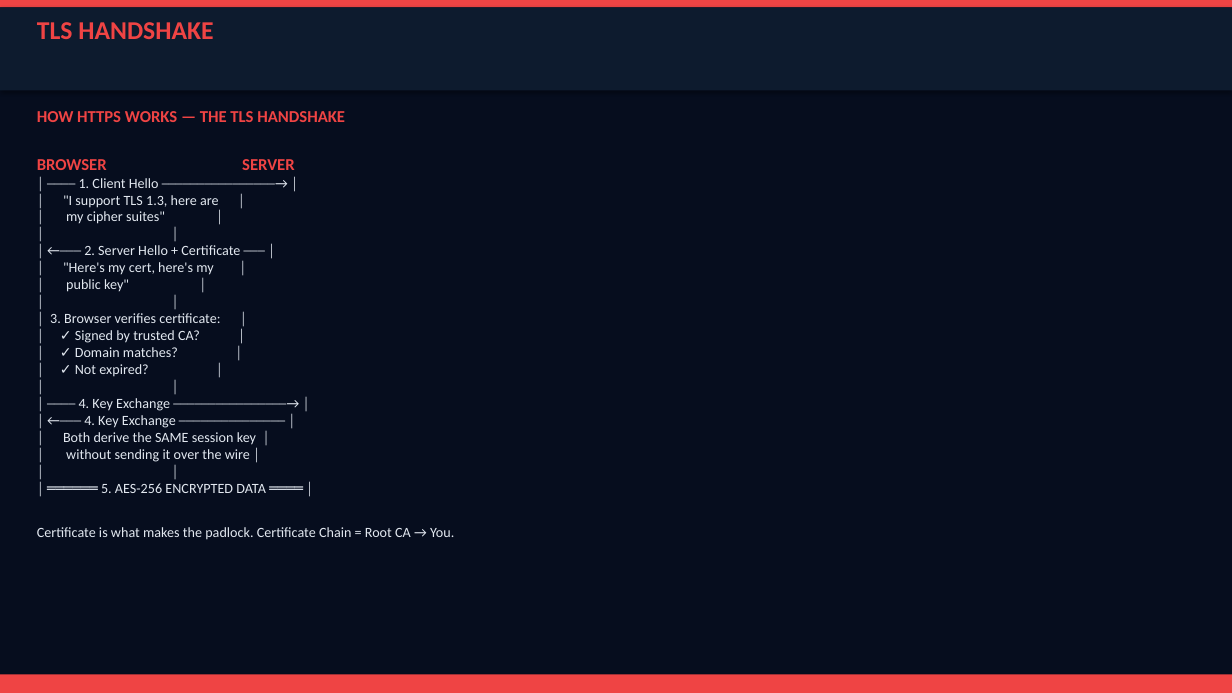
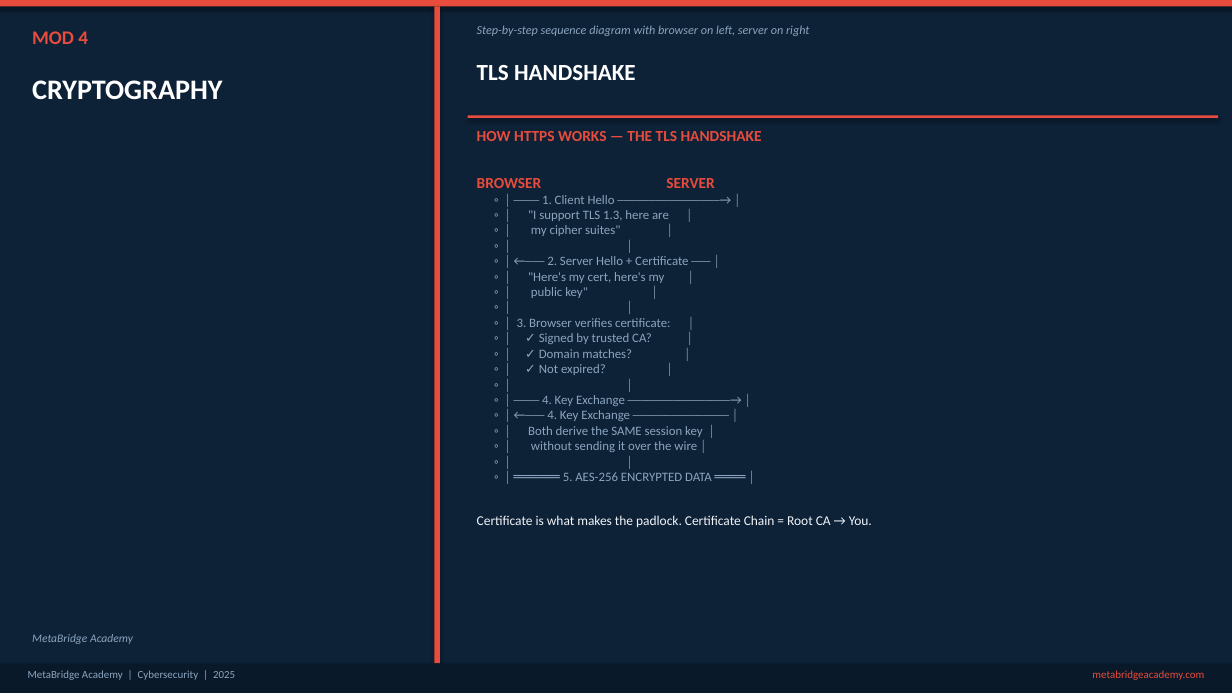
Before and after one commit to Gidoty/metabridge-website, a slide deck: slide 21 of exports/Cybersecurity-Slide-Deck.pptx (slide 22 before the commit). Drawn at 1232x693 pixels with LibreOffice and Linux fonts; fonts in the diff are those of the drawing. Boxes give left, top, right and bottom in pixels: in the first picture for what was removed or moved away, otherwise in the second. Text is boxed around its words. In the diff, an @@ line names an element or a change of style, - is before the commit and + after.

```diff
--- a/exports/Cybersecurity-Slide-Deck.pptx
+++ b/exports/Cybersecurity-Slide-Deck.pptx
@@ background #060D1E to #0D2137 @@
@@ rectangle at [0,0,1232,6]: fill #EF4444 to #E74C3C @@
@@ rectangle removed at [0,7,1232,91] @@
@@ rectangle added at [434,6,440,664], fill #E74C3C @@
@@ text added at [477,25,809,36], 9.5 pt, text #8BA5BE, italic @@
+Step-by-step sequence diagram with browser on left, server on right
@@ text added at [32,31,88,44], 15 pt, text #E74C3C, bold @@
+MOD 4
@@ text "TLS HANDSHAKE": place and size @@
-text "TLS HANDSHAKE" at [37,22,213,39]
+text "TLS HANDSHAKE" at [477,65,636,80]
@@ text "TLS HANDSHAKE" at [477,65,636,80]: size 20 to 18 pt, text colour #EF4444 to #FFFFFF @@
@@ text added at [32,80,222,99], 22 pt, text #FFFFFF, bold @@
+CRYPTOGRAPHY
@@ rectangle added at [468,116,1218,118], fill #E74C3C @@
@@ text "HOW HTTPS WORKS — THE ...": place and size @@
-text "HOW HTTPS WORKS — THE ..." at [37,111,454,540]
+text "HOW HTTPS WORKS — THE ..." at [477,131,872,527]
@@ text at [477,131,872,527]: size 13 to 12 pt, text colour #EF4444 to #E74C3C in "HOW HTTPS WORKS — THE TLS HANDSHAKE", "BROWSER SERVER"; size 11 to 10.5 pt, text colour #E2E8F0 to #F0F4F8 in "Certificate is what makes the padlock. Certificate ..." @@
@@ text at [517,195,712,481]: text changed; size 11 to 10 pt; text colour #E2E8F0 to #8BA5BE @@
-│ ──── 1. Client Hello ────────────────→ │
-│ "I support TLS 1.3, here are │
-│ my cipher suites" │
-│ │
-│ ←─── 2. Server Hello + Certificate ─── │
-│ "Here's my cert, here's my │
-│ public key" │
-│ │
-│ 3. Browser verifies certificate: │
-│ ✓ Signed by trusted CA? │
-│ ✓ Domain matches? │
-│ ✓ Not expired? │
-│ │
-│ ──── 4. Key Exchange ────────────────→ │
-│ ←─── 4. Key Exchange ─────────────── │
-│ Both derive the SAME session key │
-│ without sending it over the wire │
-│ │
-│ ══════ 5. AES-256 ENCRYPTED DATA ════ │
+◦ │ ──── 1. Client Hello ────────────────→ │
+◦ │ "I support TLS 1.3, here are │
+◦ │ my cipher suites" │
+◦ │ │
+◦ │ ←─── 2. Server Hello + Certificate ─── │
+◦ │ "Here's my cert, here's my │
+◦ │ public key" │
+◦ │ │
+◦ │ 3. Browser verifies certificate: │
+◦ │ ✓ Signed by trusted CA? │
+◦ │ ✓ Domain matches? │
+◦ │ ✓ Not expired? │
+◦ │ │
+◦ │ ──── 4. Key Exchange ────────────────→ │
+◦ │ ←─── 4. Key Exchange ─────────────── │
+◦ │ Both derive the SAME session key │
+◦ │ without sending it over the wire │
+◦ │ │
+◦ │ ══════ 5. AES-256 ENCRYPTED DATA ════ │
@@ text added at [32,634,133,644], 9 pt, text #8BA5BE, italic @@
+MetaBridge Academy
@@ rectangle: place and size @@
-rectangle at [0,675,1232,693]
+rectangle at [0,664,1232,693]
@@ rectangle at [0,664,1232,693]: fill #EF4444 to #0A1929 @@
@@ text added at [28,670,235,680], 8.5 pt, text #8BA5BE @@
+MetaBridge Academy | Cybersecurity | 2025
@@ text added at [1092,670,1204,680], 8.5 pt, text #E74C3C @@
+metabridgeacademy.com
```
Also in this commit, not shown: 49 other slides changed, 7 slides added, 8 slides removed, 25 other files.
